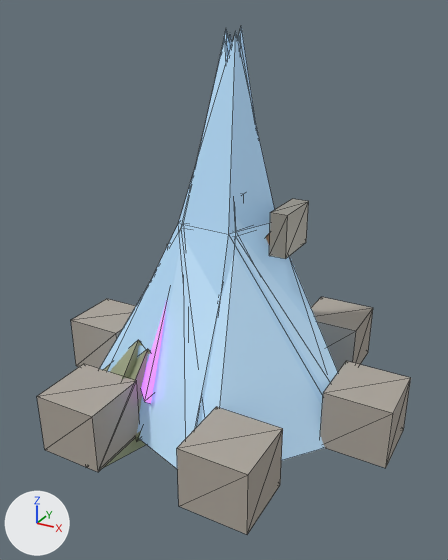
Renders of the glTF model public/assets/3d/props/resource-crystal-0.glb from each side of a commit.
One viewpoint serves both versions: a camera (50 mm lens) standing at (0.673, -1.238, 0.955) and looking at (0.01, -0.033, 0.353). The axes (+X, +Y, +Z) are drawn at lower left. The lights are the same throughout. The first picture is the older version. Mesh edges are drawn as thin lines.

Objects in the first picture: 'ice-shard-0', 'ice-shard-1', 'resource-crystal-0', 'sacred-marker-0', 'shrub-1', 'unit-worker-0'.
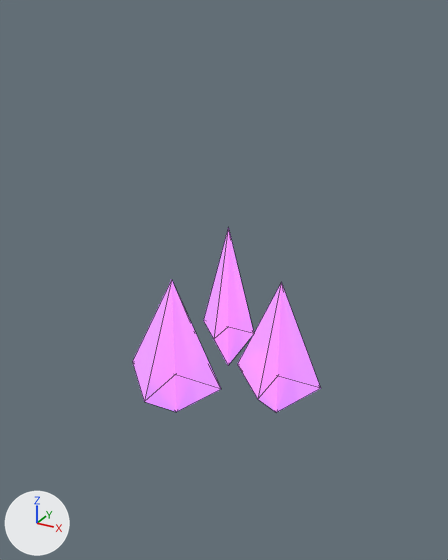
Changed parts and their boxes (x1, y1, x2, y2) in the pictures (448 x 560 px):
'sacred-marker-0', deleted: before (37, 297, 411, 534)
'ice-shard-0', deleted: before (99, 34, 338, 470)
'ice-shard-1', deleted: before (108, 26, 324, 406)
'unit-worker-0', deleted: before (167, 199, 309, 259)
    faces in mat_uw_metal (grey #bcb8ad): (269, 199, 309, 259)
'shrub-1', deleted: before (86, 340, 151, 468)
'resource-crystal-0', unchanged, uncovered by the edit: before (141, 301, 167, 404); after (132, 227, 321, 412)

Edits to the bpy script that builds the scene:
```text
Remove ob_ice_shard_0:
    ob_ice_shard_0 = bpy.data.objects.new('ice-shard-0', me_ice_shard_0)
    ob_ice_shard_0.location = (0.0, 0.0, 0.0)
Remove ob_ice_shard_1:
    ob_ice_shard_1 = bpy.data.objects.new('ice-shard-1', me_ice_shard_1)
    ob_ice_shard_1.location = (0.0, 0.0, 0.0)
Remove ob_shrub_1:
    ob_shrub_1 = bpy.data.objects.new('shrub-1', me_shrub_1)
    ob_shrub_1.location = (0.0, 0.0, 0.0)
Remove ob_sacred_marker_0:
    ob_sacred_marker_0 = bpy.data.objects.new('sacred-marker-0', me_sacred_marker_0)
    ob_sacred_marker_0.location = (0.0, 0.0, 0.0)
Remove ob_unit_worker_0:
    ob_unit_worker_0 = bpy.data.objects.new('unit-worker-0', me_unit_worker_0)
    ob_unit_worker_0.location = (0.0, 0.0, 0.0)
```
